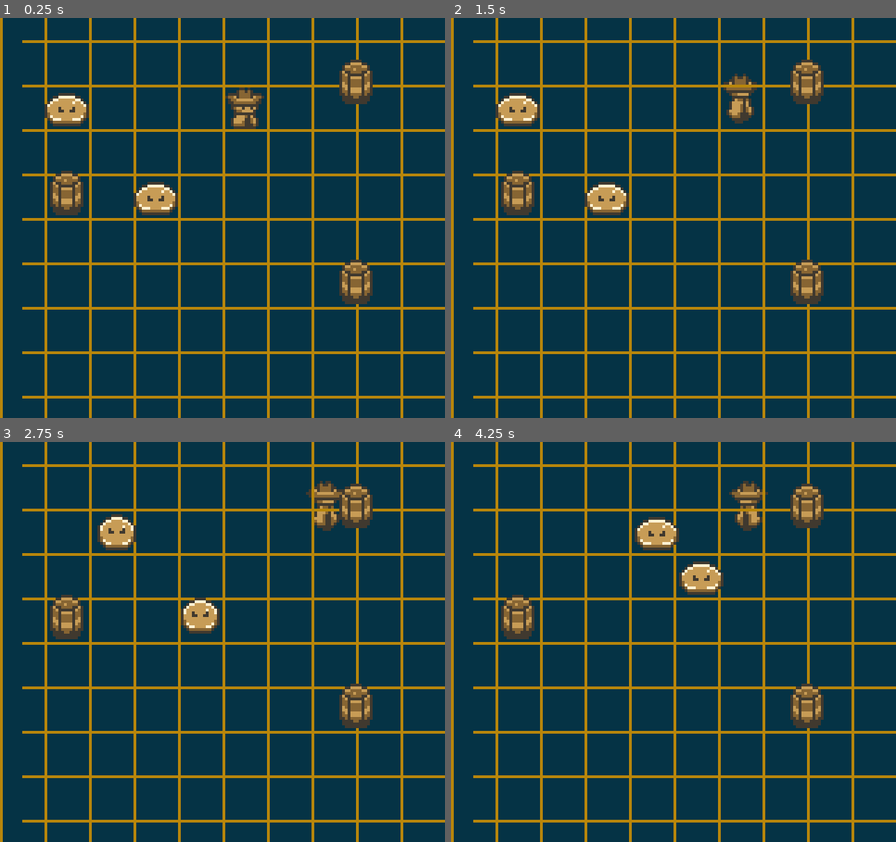
Above: before the commit, frames 1-4 (two rows, left to right).
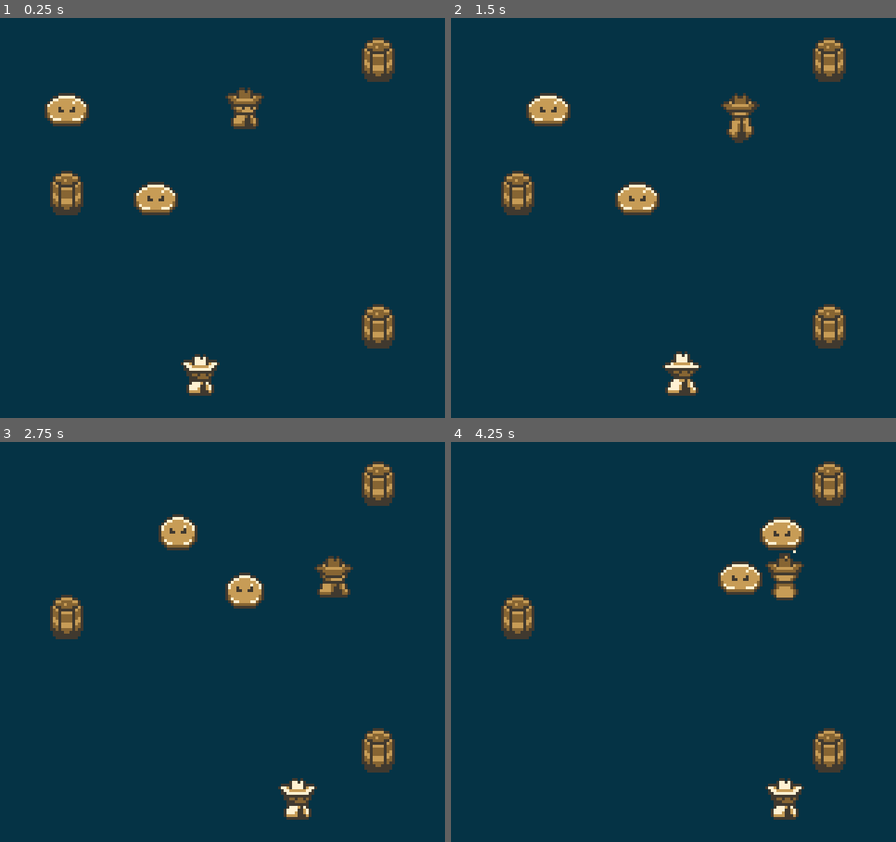
Above: after the commit, the same moments.

Repository: ThGnommy/gb-jam-13
Game: Godot game, scene res://scenes/levels/main.tscn
The game is run twice, just before and just after one commit, with the same random seed, the same clock (stepped at 60 frames per second) and the same inputs.
Inputs:
- Up to frame 1 (0.25 s): no input
- Up to frame 2 (1.5 s): hold Right (right) 0.53-1.28 s; hold Down (down) from 1.28 s (still down)
- Up to frame 3 (2.75 s): release Down (down) at 2.03 s; hold Right (right) from 2.03 s (still down)
- Up to frame 4 (4.25 s): release Right (right) at 2.78 s; hold W (shootUp) 2.78-3.53 s; hold Left (left) from 3.53 s (still down)

The runs differ from the first frame. In frame 1, 15% of the frame differs, in the area x 0-100%, y 0-100%; in frame 2, 18%; in frame 3, 19%; in frame 4, 19%.

Commit message:
attack logic for cowboy

Diff:
--- a/scenes/levels/main.tscn
+++ b/scenes/levels/main.tscn
@@ -7,6 +7,7 @@
 [ext_resource type="Texture2D" uid="uid://c377mmmtxjhuc" path="res://assets/sprites/Palette/BrownPalette.png" id="5_b6bv0"]
 [ext_resource type="PackedScene" uid="uid://bbjeql1p5x66x" path="res://scenes/objects/slime.tscn" id="5_vkq25"]
 [ext_resource type="PackedScene" uid="uid://c5yswikogtdy6" path="res://scenes/objects/barrel.tscn" id="6_vkq25"]
+[ext_resource type="PackedScene" uid="uid://cf7nmojtvmslc" path="res://scenes/objects/cowboy.tscn" id="8_vkq25"]
 
 [sub_resource type="ShaderMaterial" id="ShaderMaterial_j4d2a"]
 shader = ExtResource("3_y0acb")
@@ -18,7 +19,7 @@
 
 [node name="Player" parent="." instance=ExtResource("1_72ix8")]
 position = Vector2(80, 32)
-animation_speed = 1.0
+animation_speed = 3.0
 
 [node name="Camera2D" type="Camera2D" parent="."]
 position = Vector2(72, 72)
@@ -30,19 +31,19 @@
 
 [node name="GameManager" type="Node2D" parent="." node_paths=PackedStringArray("enemy_array")]
 script = ExtResource("4_ubwgw")
-enemy_array = [NodePath("../Enemies/Slime"), NodePath("../Enemies/Slime2")]
+enemy_array = [NodePath("../Enemies/Slime"), NodePath("../Enemies/Slime2"), NodePath("../Enemies/Cowboy")]
 metadata/_edit_lock_ = true
 
 [node name="Objects" type="Node2D" parent="."]
 
 [node name="Barrel" parent="Objects" instance=ExtResource("6_vkq25")]
-position = Vector2(120, 24)
+position = Vector2(128, 16)
 
 [node name="Barrel2" parent="Objects" instance=ExtResource("6_vkq25")]
 position = Vector2(16, 64)
 
 [node name="Barrel3" parent="Objects" instance=ExtResource("6_vkq25")]
-position = Vector2(120, 96)
+position = Vector2(128, 112)
 
 [node name="Barrel4" parent="Objects" instance=ExtResource("6_vkq25")]
 position = Vector2(133, -12)
@@ -74,8 +75,9 @@
 
 [node name="Slime" parent="Enemies" instance=ExtResource("5_vkq25")]
 position = Vector2(16, 32)
-animation_speed = 1.0
 
 [node name="Slime2" parent="Enemies" instance=ExtResource("5_vkq25")]
 position = Vector2(48, 64)
-animation_speed = 1.0
+
+[node name="Cowboy" parent="Enemies" instance=ExtResource("8_vkq25")]
+position = Vector2(64, 128)
--- a/scenes/objects/cowboy.tscn
+++ b/scenes/objects/cowboy.tscn
@@ -46,7 +46,6 @@
 collision_layer = 2
 collision_mask = 3
 script = ExtResource("1_82b1i")
-animation_speed = 2
 
 [node name="AnimatedSprite2D" type="AnimatedSprite2D" parent="."]
 sprite_frames = SubResource("SpriteFrames_82b1i")
--- a/scenes/scripts/cowboy.gd
+++ b/scenes/scripts/cowboy.gd
@@ -3,14 +3,31 @@
 extends Enemy
 
 func do_action(target:Vector2) -> void:
+	if _is_in_range(target):
+		_attack(target)
+		return
 	var dir = _choose_direction(target)
-	raycast.target_position = dir * TILE_SIZE / 2
-	raycast.force_raycast_update()
+	await GridManager.move_entity(self, GridManager.EntityType.Enemy,Vector2i( current_cell.x + dir.x, current_cell.y + dir.y))
 
-	if !raycast.is_colliding():
-		var tween = create_tween()
-		var direction = position + dir * TILE_SIZE
-		tween.tween_property(self, "position", direction, 1.0 / animation_speed).set_trans(Tween.TRANS_SINE)
-		moving = true
-		await tween.finished
-		moving = false
+
+func _choose_direction(target_position : Vector2) -> Vector2:
+	var direction = target_position - position
+	if abs(direction.x) < abs(direction.y) :
+		return Vector2(direction.x, 0).normalized()
+	return Vector2(0, direction.y).normalized()
+
+func _is_in_range(target : Vector2):
+
+	var target_cell = GridManager.world_to_cell(target)
+
+	return target_cell.x == current_cell.x || target_cell.y == current_cell.y
+
+
+func _attack(target: Vector2):
+	var dir = (target - position).normalized()
+	# Create and shoot the bullet
+	var bullet_instance = BulletFactory.create_bullet("Regular")
+	bullet_instance.position = position + dir * GridManager.CELL_SIZE
+	bullet_instance.set_direction(dir)
+	get_parent().add_child(bullet_instance)
+	print("Cowboy attack: ", target)
--- a/scenes/scripts/enemy.gd
+++ b/scenes/scripts/enemy.gd
@@ -11,10 +11,11 @@
 
 func _ready() -> void:
 	GridManager.add_enemy(self)
+	current_cell = GridManager.world_to_cell(global_position)
+	GridManager.occupy_cell(current_cell, GridManager.EntityType.Enemy, self)
 
 func do_action(target:Vector2) -> void:
 	print("need to be implemented")
-	pass
 
 func _choose_direction(target_position : Vector2) -> Vector2:
 	var dir = (target_position - position).normalized()
@@ -28,3 +29,10 @@
 func take_damage(amount: int) -> void:
 	var health = $HealthComponent
 	health.take_damage(amount)
+
+func _attack(target: Vector2):
+	print("need to be implemented")
+
+func _is_in_range(target : Vector2) ->bool:
+	print("need to be implemented")
+	return false
--- a/scenes/scripts/enemyManager.gd
+++ b/scenes/scripts/enemyManager.gd
@@ -104,14 +104,14 @@
 func world_to_cell(pos: Vector2) -> Vector2i:
 	return Vector2i(roundi(pos.x / CELL_SIZE), roundi(pos.y / CELL_SIZE))
 
-func _draw():
-	var half_cell : float = float(CELL_SIZE) * 0.5
-	for x in range(grid_size.x):
-		var start = Vector2(x * CELL_SIZE - half_cell, 0)
-		var end = Vector2(x * CELL_SIZE - half_cell, grid_size.y * CELL_SIZE)
-		draw_line(start, end, Color.DARK_GOLDENROD, 1.0)
-
-	for y in range(grid_size.y):
-		var start = Vector2(0, y * CELL_SIZE - half_cell)
-		var end = Vector2(grid_size.x * CELL_SIZE - half_cell, y * CELL_SIZE - half_cell)
-		draw_line(start, end, Color.DARK_GOLDENROD, 1.0)
+# func _draw():
+# 	var half_cell : float = float(CELL_SIZE) * 0.5
+# 	for x in range(grid_size.x):
+# 		var start = Vector2(x * CELL_SIZE - half_cell, 0)
+# 		var end = Vector2(x * CELL_SIZE - half_cell, grid_size.y * CELL_SIZE)
+# 		draw_line(start, end, Color.DARK_GOLDENROD, 1.0)
+#
+# 	for y in range(grid_size.y):
+# 		var start = Vector2(0, y * CELL_SIZE - half_cell)
+# 		var end = Vector2(grid_size.x * CELL_SIZE - half_cell, y * CELL_SIZE - half_cell)
+# 		draw_line(start, end, Color.DARK_GOLDENROD, 1.0)
--- a/scenes/scripts/slime.gd
+++ b/scenes/scripts/slime.gd
@@ -3,8 +3,6 @@
 
 func _ready() -> void:
 	super._ready()
-	current_cell = GridManager.world_to_cell(global_position)
-	GridManager.occupy_cell(current_cell, GridManager.EntityType.Enemy, self)
 
 func die() -> void:
 	GridManager.cleanup_cell(current_cell)
@@ -21,10 +19,10 @@
 		print(dir)
 		await GridManager.move_entity(self, GridManager.EntityType.Enemy,Vector2i( current_cell.x + dir.x, current_cell.y + dir.y))
 
-func _attack(target):
+func _attack(target: Vector2):
 	print("attack on: ", target)
 
-func _is_in_range(target : Vector2):
+func _is_in_range(target : Vector2)-> bool:
 
 	var world_target = position + _choose_direction(target) * GridManager.CELL_SIZE
 	var target_cell = GridManager.world_to_cell(world_target)
Not shown: 1 places in scenes/levels/main.tscn that only renumber resources
